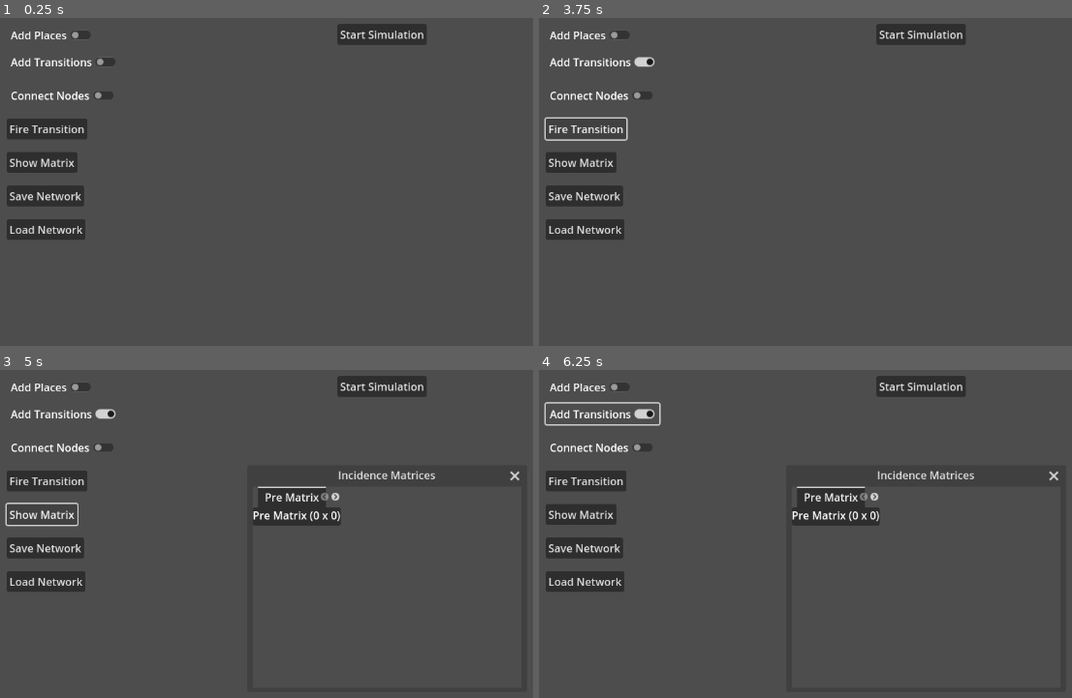
Above: before the commit, frames 1-4 (two rows, left to right).
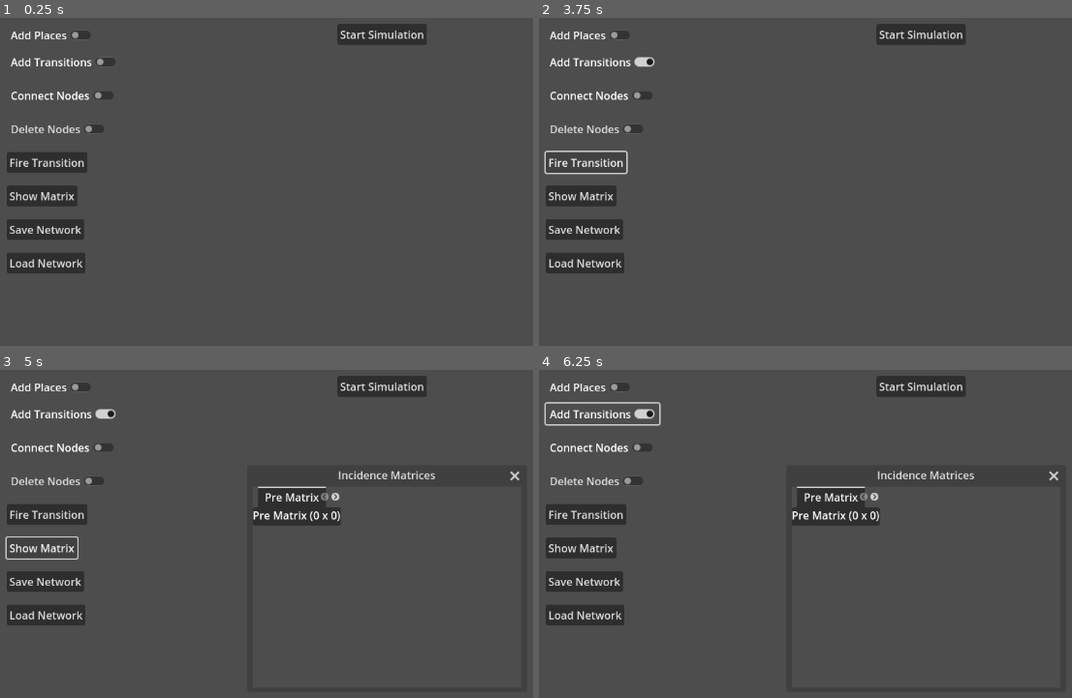
Above: after the commit, the same moments.

Repository: UltraMarineOwl/FuzzyPetriNetSim
Game: Godot game, scene res://Scenes/main.tscn
Same seed, same stepped clock (60 frames per second), same inputs: the game is played once before the commit and once after it.
Inputs:
- Up to frame 1 (0.25 s): no input
- Up to frame 2 (3.75 s): click "Start Simulation" at 0.5 s; click "Start Simulation" at 1.25 s; click "Add Places" at 2 s; click "Add Transitions" at 2.75 s; click "Fire Transition" at 3.5 s
- Up to frame 3 (5 s): click "Show Matrix" at 4.25 s
- Up to frame 4 (6.25 s): click "Add Places" at 5 s; click "Add Transitions" at 5.75 s

The runs differ from the first frame. In frame 1, 2.5% of the frame differs, in the area x 1-20%, y 30-78%; in frame 2, 2.2%; in frame 3, 2.9%, in the area x 0-20%, y 30-78%; in frame 4, 2.5%.

Commit message:
Transition change value

Diff:
--- a/Scripts/Transitions.gd
+++ b/Scripts/Transitions.gd
@@ -41,7 +41,8 @@
 		label_node.text = element_name
 
 func update_label():
-	$Label.text = "%.2f" % firing_threshold
+	if $Label:
+		$Label.text = str(firing_threshold)
 
 func add_input_place(place_index: int, weight: float = 1.0) -> void:
 	input_weights[place_index] = weight
@@ -120,7 +121,46 @@
 			par._update_connections()
 
 func _change_firing_threshold() -> void:
-	firing_threshold = max(0.0, firing_threshold - 0.1)
+	#firing_threshold = max(0.0, firing_threshold - 0.1)
+	#update_label()
+	var dialog = Window.new()
+	dialog.title = "Set Firing Threshold for " + element_name
+	dialog.size = Vector2(300, 120)
+	dialog.position = get_viewport().get_visible_rect().size * 0.5 - dialog.size * 0.5
+
+	var vbox = VBoxContainer.new()
+	dialog.add_child(vbox)
+
+	var label_info = Label.new()
+	label_info.text = "Enter new threshold value (0.0 - 1.0):"
+	vbox.add_child(label_info)
+
+	var line_edit = LineEdit.new()
+	line_edit.text = str(firing_threshold)  # текущее значение
+	vbox.add_child(line_edit)
+
+	var ok_button = Button.new()
+	ok_button.text = "OK"
+	vbox.add_child(ok_button)
+	ok_button.pressed.connect(Callable(self, "_on_threshold_ok_pressed").bind(dialog, line_edit))
+
+	add_child(dialog)
+	dialog.popup()
+
+func _on_threshold_ok_pressed(dialog: Window, line_edit: LineEdit) -> void:
+	var text_val = line_edit.text
+	if not text_val.is_valid_float():
+		print("Invalid input, please enter a float.")
+		return
+
+	var new_val = text_val.to_float()
+	new_val = clamp(new_val, 0.0, 1.0)
+	firing_threshold = new_val
+	dialog.queue_free()
+	# Если у вас есть Label на самом переходе для отображения порога:
+	# update_display()
+	# Или что-то вроде _update_matrix_label()
+	print("Firing threshold updated to:", firing_threshold)
 	update_label()
 
 func _is_mouse_over(global_position: Vector2) -> bool:
--- a/Scripts/main.gd
+++ b/Scripts/main.gd
@@ -12,6 +12,7 @@
 var place_mode_button: CheckButton
 var transition_mode_button: CheckButton
 var connect_mode_button: CheckButton
+var delete_mode_button: CheckButton
 var fire_button: Button  # Если необходимо
 var show_matrix: Button
 var save_button: Button
@@ -21,6 +22,7 @@
 var is_place_mode_enabled: bool = false
 var is_transition_mode_enabled: bool = false
 var is_connect_mode_enabled: bool = false
+var is_delete_mode_enabled: bool = false
 
 var selected_place: Place = null
 var selected_transition: Transition = null
@@ -56,7 +58,7 @@
 
 	#########################################
 # Добавляем кнопку для режима связывания
-	var connect_mode_button = CheckButton.new()
+	connect_mode_button = CheckButton.new()
 	connect_mode_button.text = "Connect Nodes"
 	connect_mode_button.toggle_mode = true
 	connect_mode_button.button_group = mode_button_group
@@ -64,16 +66,26 @@
 	add_child(connect_mode_button)
 	connect_mode_button.toggled.connect(_on_connect_mode_toggled)
 
+		#########################################
+# Добавляем кнопку для режима связывания
+	delete_mode_button= CheckButton.new()
+	delete_mode_button.text = "Delete Nodes"
+	delete_mode_button.toggle_mode = true
+	delete_mode_button.button_group = mode_button_group
+	delete_mode_button.position = Vector2(10, 150)
+	add_child(delete_mode_button)
+	delete_mode_button.toggled.connect(_on_delete_button_toggled)
+
 	# Добавляем кнопку для срабатывания перехода
 	fire_button = Button.new()
 	fire_button.text = "Fire Transition"
-	fire_button.position = Vector2(10, 150)
+	fire_button.position = Vector2(10, 200)
 	add_child(fire_button)
 	fire_button.pressed.connect(_on_fire_button_pressed)
 
 	show_matrix = Button.new()
 	show_matrix.text = "Show Matrix"
-	show_matrix.position = Vector2(10, 200)
+	show_matrix.position = Vector2(10, 250)
 	add_child(show_matrix)
 	show_matrix.pressed.connect(_on_show_matrices_button_pressed)
 
@@ -96,7 +108,7 @@
 	 # 1) Кнопка для сохранения
 	save_button = Button.new()
 	save_button.text = "Save Network"
-	save_button.position = Vector2(10, 250)
+	save_button.position = Vector2(10, 300)
 	add_child(save_button)
 	# Подключаем сигнал "pressed"
 	save_button.pressed.connect(_on_save_button_pressed)
@@ -104,7 +116,7 @@
 	# 2) Кнопка для загрузки
 	load_button = Button.new()
 	load_button.text = "Load Network"
-	load_button.position = Vector2(10, 300)
+	load_button.position = Vector2(10, 350)
 	add_child(load_button)
 	load_button.pressed.connect(_on_load_button_pressed)
 
@@ -147,7 +159,42 @@
 		selected_place = null
 		selected_transition = null
 
+func _on_delete_button_toggled(button_pressed: bool) -> void:
+	is_delete_mode_enabled = button_pressed
+	if button_pressed:
+		is_delete_mode_enabled = true
+		is_place_mode_enabled = false
+		is_transition_mode_enabled = false
+		is_connect_mode_enabled = false
+
 func _create_place_at_position(position: Vector2) -> Place:
+
+	## 1) Ищем свободный слот
+	#var free_slot = -1
+	#for i in range(places.size()):
+		#if places[i] == null:
+			#free_slot = i
+			#break
+	#
+	## 2) Создаем объект
+	#var place = PlaceScene.instantiate()
+	#
+	#if free_slot == -1:
+		## Не нашли null => добавляем в конец
+		#place.index = places.size()
+		#places.append(place)
+	#else:
+		## нашелся свободный слот => place.index = free_slot
+		#place.index = free_slot
+		#places[free_slot] = place  # заменяем null на новый объект
+#
+	## 3) Далее стандартные действия
+	#place.position = position
+	#place.element_name = "p" + str(place.index + 1)
+	#add_child(place)
+	## place.update_display() или что вам нужно
+	#return place
+
 	var place: Place = PlaceScene.instantiate()
 	place.index = places.size()  # Индекс места = текущий размер массива
 	place.position = position
@@ -177,6 +224,7 @@
 	if event is InputEventMouseButton:
 		if event.button_index == MOUSE_BUTTON_LEFT and event.pressed:
 			var clicked_node = _get_node_at_position(event.position)
+
 			if clicked_node != null:
 				if is_connect_mode_enabled:
 					_handle_node_selection(clicked_node)
@@ -188,6 +236,14 @@
 					_create_transition_at_position(event.position)
 				elif is_connect_mode_enabled:
 					pass  # Ничего не делаем
+		if event is InputEventMouseButton:
+			if event.button_index == MOUSE_BUTTON_LEFT and event.pressed:
+				var mouse_pos = event.position
+				if is_delete_mode_enabled:
+					var node = _get_node_at_position(mouse_pos)
+					if node != null:
+						_delete_node(node)
+					return
 
 func update_connections() -> void:
 	print("update_connections() called")
@@ -342,9 +398,45 @@
 				var can_fire = node.try_fire()
 				if can_fire:
 					simulation_active = true
-		# Добавляем небольшую задержку для обновления интерфейса
-		#
-
+
+func _delete_node(node: Node) -> void:
+	if node is Place:
+		# Удаляем из массива places
+		places.erase(node)
+		# Удаляем все связи, где этот place участвует
+		_remove_place_from_transitions(node)
+		node.queue_free()
+# Optionally - если рисуем связи заново, вызовем _update_connections()
+		_update_connections()
+	elif node is Transition:
+		transitions.erase(node)
+		# Удаляем связи, где этот transition участвует
+		#_remove_transition_references(node)
+		node.queue_free()
+		_update_connections()
+
+func _remove_place_from_transitions(place: Place) -> void:
+	for t in transitions:
+		if place.index in t.input_weights:
+			t.input_weights.erase(place.index)
+		if place.index in t.output_weights:
+			t.output_weights.erase(place.index)
+		if place in t.input_places:
+			t.input_places.erase(place)
+		if place in t.output_places:
+			t.output_places.erase(place)
+	var i = places.find(place)
+	if i >= 0:
+		places[i] = null
+	place.queue_free()
+	_update_connections()
+
+func _delete_transition(tr: Transition) -> void:
+	# Убираем этот переход из массива transitions
+	transitions.erase(tr)
+	tr.queue_free()
+	# Перерисовываем связи
+	_update_connections()
 
 #Fuzzy Logic Incidence
 func build_incidences() -> Dictionary:
@@ -497,6 +589,7 @@
 			"output_weights": {}
 		}
 
+		data["transitions"].append(transition_dict)
 		# Преобразуем словари input_weights и output_weights в Dict[str->float]
 		var in_w = {}
 		for place_idx in transition.input_weights.keys():
